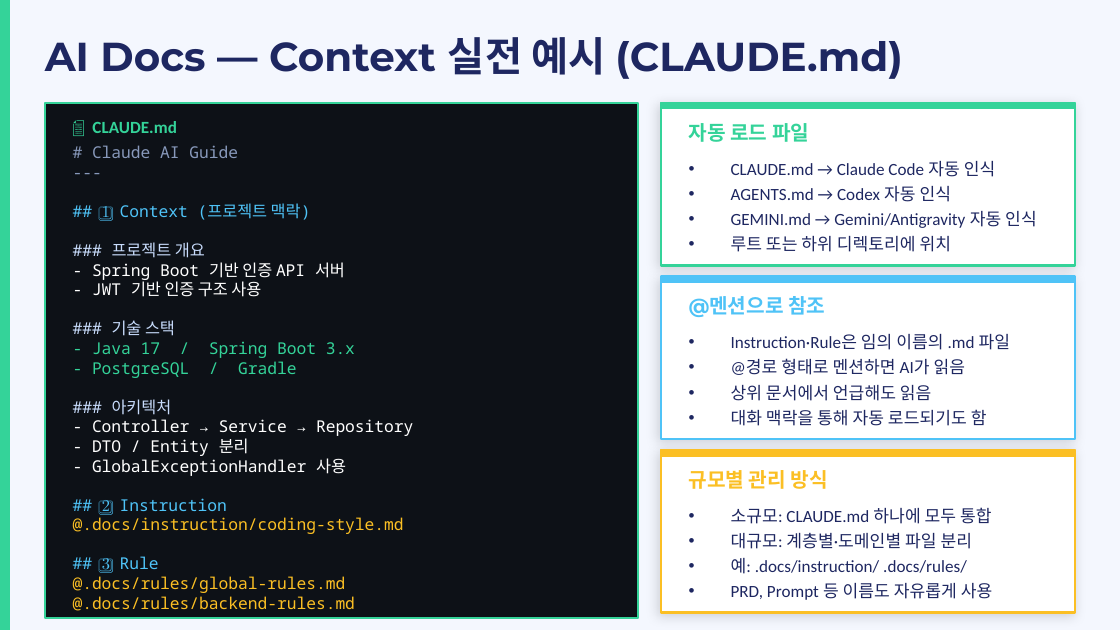
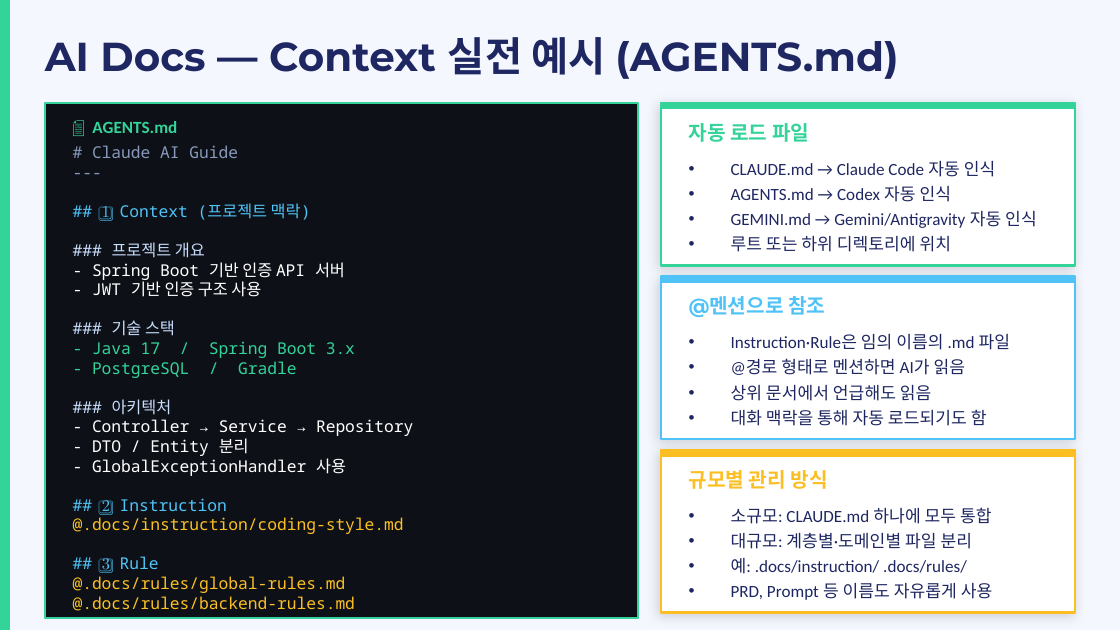
Before and after one commit to hb9397/ai-agent-harness-docs, a slide deck: slide 6 of education/vibe-coding-training/03_AI_Agent_활용을 위한 개념.pptx. Drawn at 1120x630 pixels with LibreOffice and Linux fonts; fonts in the diff are those of the drawing. Boxes give left, top, right and bottom in pixels: in the first picture for what was removed or moved away, otherwise in the second. Text is boxed around its words. In the diff, an @@ line names an element or a change of style, - is before the commit and + after.

Commit message:
docs: ppt 수정

```diff
--- a/education/vibe-coding-training/03_AI_Agent_활용을 위한 개념.pptx
+++ b/education/vibe-coding-training/03_AI_Agent_활용을 위한 개념.pptx
@@ text at [45,37,898,79]: text changed @@
-AI Docs — Context 실전 예시 (CLAUDE.md)
+AI Docs — Context 실전 예시 (AGENTS.md)
@@ text at [92,121,177,133]: text changed @@
-📄 CLAUDE.md
+📄 AGENTS.md
```
Also in this commit, not shown: 1 other slide changed.
